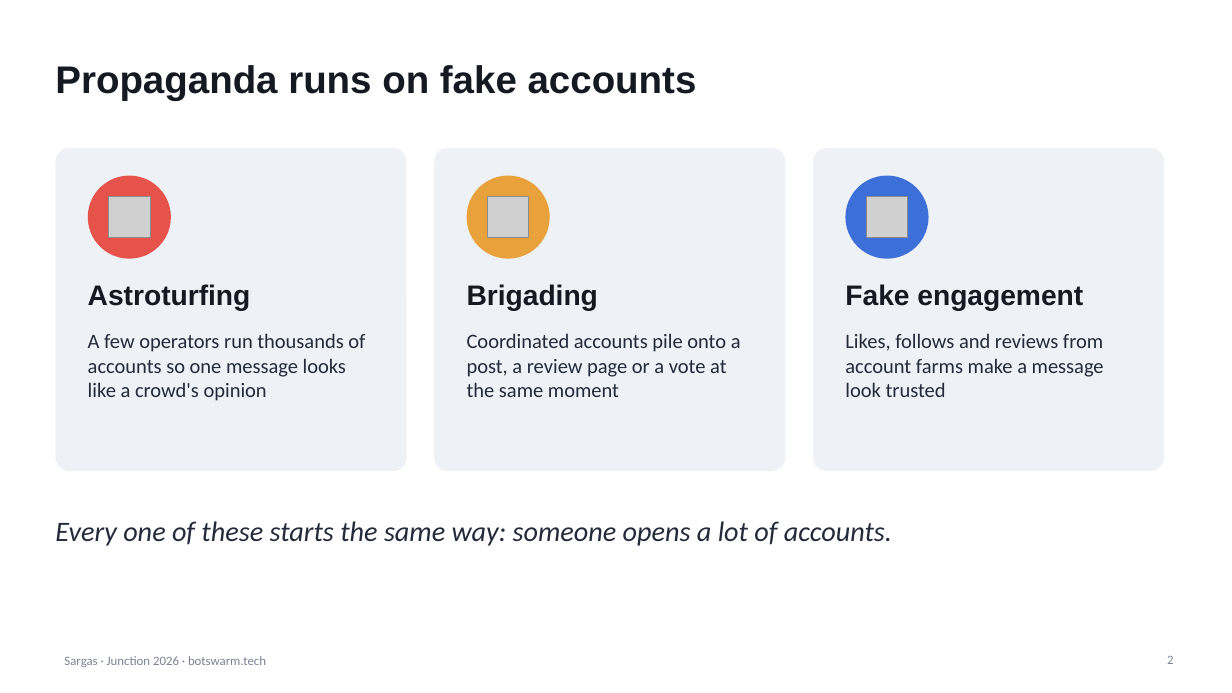
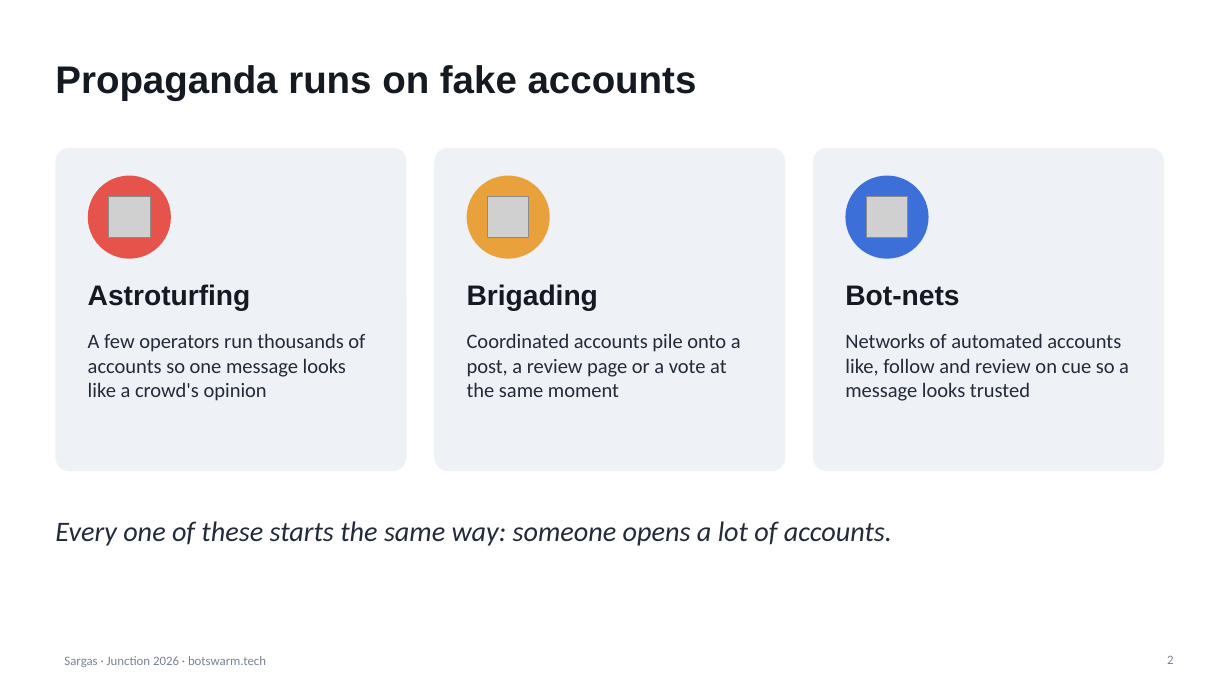
Before and after one commit to cnordenb/Junction2026_Nuada-Ilmari, a slide deck: slide 2 of docs/Sargas.pptx. Drawn at 1232x693 pixels with LibreOffice and Linux fonts; fonts in the diff are those of the drawing; grey boxes stand for pictures. Boxes give left, top, right and bottom in pixels: in the first picture for what was removed or moved away, otherwise in the second. Text is boxed around its words. In the diff, an @@ line names an element or a change of style, - is before the commit and + after.

```diff
--- a/docs/Sargas.pptx
+++ b/docs/Sargas.pptx
@@ text at <box>845,285,959,306</box>: text changed @@
-Fake engagement
+Bot-nets
@@ text at <box>845,333,1129,401</box>: text changed @@
-Likes, follows and reviews from account farms make a message look trusted
+Networks of automated accounts like, follow and review on cue so a message looks trusted
```
Also in this commit, not shown: 4 other slides changed, 2 other files.
